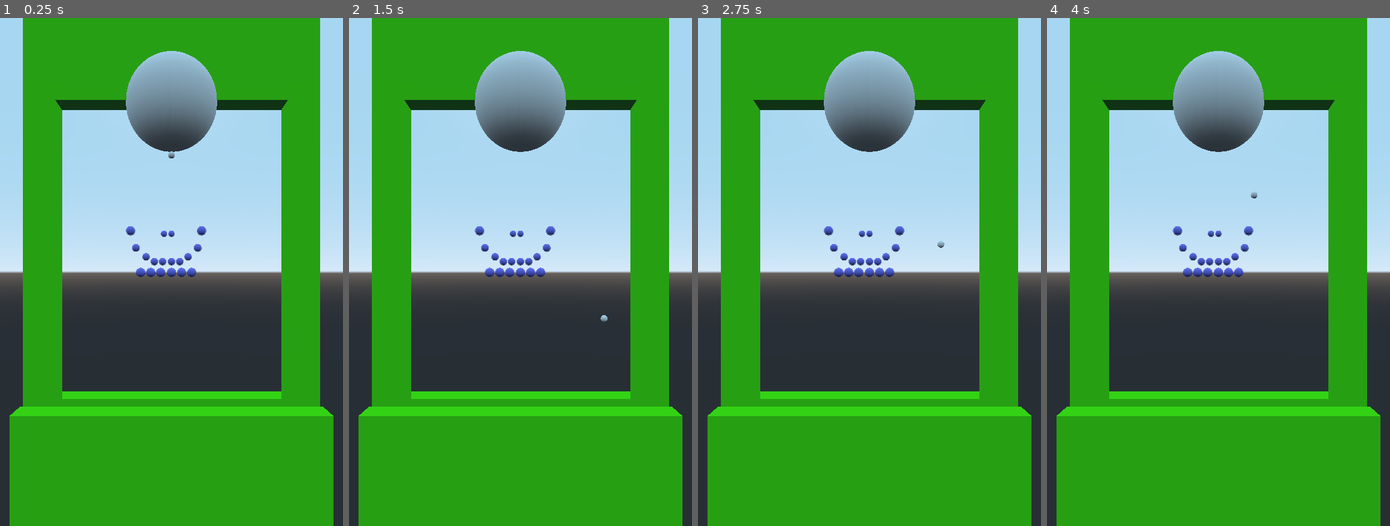
Above: before the commit, frames 1-4 (left to right).
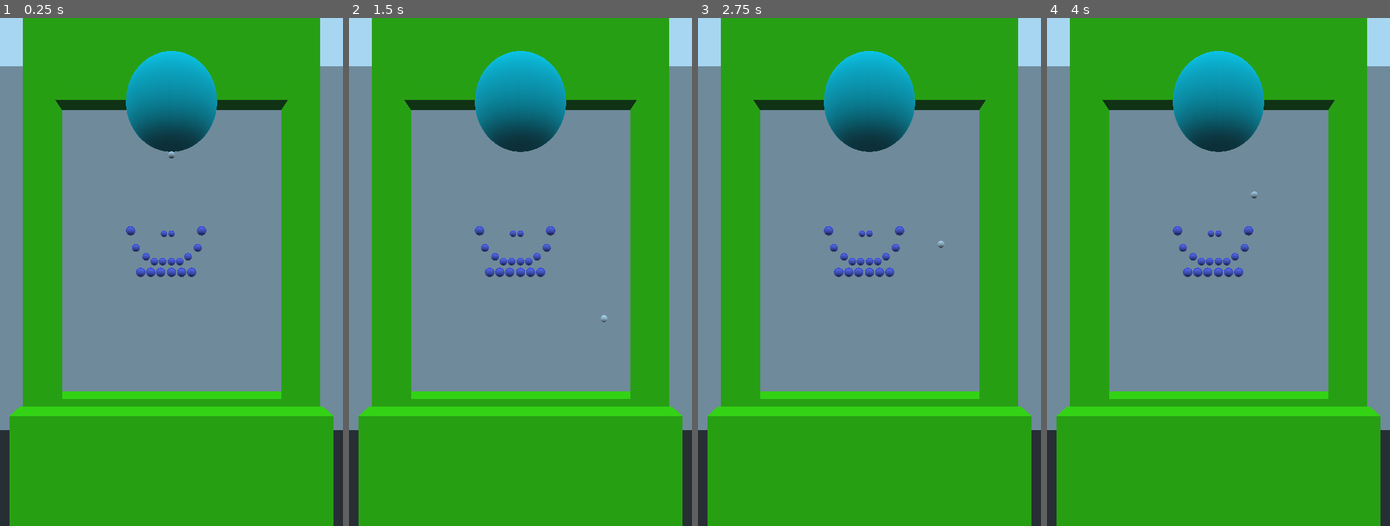
Above: after the commit, the same moments.

Repository: beothorn/librethrow
Game: Godot game, scene res://playStage/PlayStage.tscn
Same seed, same stepped clock (60 frames per second), same inputs: the game is played once before the commit and once after it.
Inputs (mouse positions are in pixels of both pictures, inside the frame that each line leads up to):
- Up to frame 1 (0.25 s): no input
- Up to frame 2 (1.5 s): tap Enter at 0.5 s; move the mouse to (595, 246) at 0.52 s; click (595, 246) at 0.67 s; tap Space at 1.25 s; move the mouse to (451, 297) at 1.27 s; click (451, 297) at 1.42 s
- Up to frame 3 (2.75 s): tap Enter at 2 s; move the mouse to (903, 160) at 2.02 s; click (903, 160) at 2.17 s
- Up to frame 4 (4 s): tap Space at 2.75 s; move the mouse to (1201, 373) at 2.77 s; click (1201, 373) at 2.92 s; move the mouse to (1321, 348) at 3.52 s; click (1321, 348) at 3.67 s

The runs differ from the first frame. In frame 1, 47% of the frame differs, in the area x 0-100%, y 6-82%; in frame 2, 47%; in frame 3, 47%; in frame 4, 47%.

Commit message:
Background and line experiment

Diff:
--- /dev/null
+++ b/game/experiments/DrawLine.tscn
@@ -0,0 +1,11 @@
+[gd_scene load_steps=2 format=2]
+
+[ext_resource path="res://experiments/ImmediateGeometry.gd" type="Script" id=1]
+
+[node name="Spatial" type="Spatial"]
+
+[node name="Camera" type="Camera" parent="."]
+transform = Transform( 1, 0, 0, 0, 1, 0, 0, 0, 1, 0, 0, 5.61787 )
+
+[node name="ImmediateGeometry" type="ImmediateGeometry" parent="."]
+script = ExtResource( 1 )
--- /dev/null
+++ b/game/experiments/ImmediateGeometry.gd
@@ -0,0 +1,13 @@
+extends ImmediateGeometry
+
+func _ready():
+	pass
+
+func _process(delta):
+	self.clear()
+	self.begin(PrimitiveMesh.PRIMITIVE_LINES)
+	self.set_color(Color(1,1,1))
+	self.add_vertex(Vector3(0,0,0))
+	self.add_vertex(Vector3(0,1,0))
+	self.add_vertex(Vector3(1,1.5,0))
+	self.end()
--- a/game/experiments/RayProjection.tscn
+++ b/game/experiments/RayProjection.tscn
@@ -32,7 +32,6 @@
 
 [node name="Camera" type="Camera" parent="."]
 transform = Transform( 1, 0, 0, 0, 1, 0, 0, 0, 1, 7.62939e-06, 3.59064, 41.2275 )
-fov = 121.4
 
 [node name="Axis" type="Spatial" parent="."]
 
--- a/game/playStage/PlayStage.tscn
+++ b/game/playStage/PlayStage.tscn
@@ -1,43 +1,50 @@
-[gd_scene load_steps=14 format=2]
+[gd_scene load_steps=16 format=2]
 
 [ext_resource path="res://playStage/PlayStage.gd" type="Script" id=1]
 [ext_resource path="res://playStage/Stones.gd" type="Script" id=2]
 [ext_resource path="res://playStage/Stone.tscn" type="PackedScene" id=3]
 
-[sub_resource type="SphereMesh" id=1]
+[sub_resource type="SpatialMaterial" id=1]
+albedo_color = Color( 0, 0.952941, 1, 1 )
+
+[sub_resource type="SphereMesh" id=2]
+material = SubResource( 1 )
 radius = 2.0
 height = 4.0
 
-[sub_resource type="SpatialMaterial" id=2]
+[sub_resource type="SpatialMaterial" id=3]
 albedo_color = Color( 0.313726, 1, 0, 1 )
 
-[sub_resource type="CubeMesh" id=3]
-material = SubResource( 2 )
+[sub_resource type="CubeMesh" id=4]
+material = SubResource( 3 )
 size = Vector3( 13, 10, 1 )
 
-[sub_resource type="BoxShape" id=4]
+[sub_resource type="BoxShape" id=5]
 extents = Vector3( 0.683, 10.184, 2.474 )
 
-[sub_resource type="SpatialMaterial" id=5]
+[sub_resource type="SpatialMaterial" id=6]
 albedo_color = Color( 0.313726, 1, 0, 1 )
 
-[sub_resource type="CubeMesh" id=6]
-material = SubResource( 5 )
+[sub_resource type="CubeMesh" id=7]
+material = SubResource( 6 )
 size = Vector3( 1.372, 6.653, 1 )
 
-[sub_resource type="BoxShape" id=7]
+[sub_resource type="BoxShape" id=8]
 extents = Vector3( 5.256, 2.83, 1 )
 
-[sub_resource type="SpatialMaterial" id=8]
+[sub_resource type="SpatialMaterial" id=9]
 albedo_color = Color( 0.313726, 1, 0, 1 )
 
-[sub_resource type="CubeMesh" id=9]
-material = SubResource( 8 )
+[sub_resource type="CubeMesh" id=10]
+material = SubResource( 9 )
 size = Vector3( 10, 5.66, 1 )
 
-[sub_resource type="SphereMesh" id=12]
+[sub_resource type="SphereMesh" id=11]
 radius = 0.15
 height = 0.3
+
+[sub_resource type="SpatialMaterial" id=12]
+albedo_color = Color( 0.87451, 0.87451, 0.87451, 1 )
 
 [node name="GameRoom" type="Spatial"]
 script = ExtResource( 1 )
@@ -48,45 +55,47 @@
 
 [node name="Aim" type="CSGMesh" parent="."]
 transform = Transform( 1, 0, 0, 0, 1, 0, 0, 0, 1, 0, 0.032, 0.045 )
-mesh = SubResource( 1 )
+mesh = SubResource( 2 )
 
 [node name="Walls" type="Spatial" parent="."]
+editor/display_folded = true
 
 [node name="BottomWall1" type="CSGMesh" parent="Walls"]
 transform = Transform( 1, 0, 0, 0, 1, 0, 0, 0, 1, 0, -18.156, 0.99394 )
-mesh = SubResource( 3 )
+mesh = SubResource( 4 )
 
 [node name="BottomWall2" type="CSGMesh" parent="Walls"]
 transform = Transform( 1, 0, 0, 0, 1, 0, 0, 0, 1, 0, -18.156, -0.954575 )
-mesh = SubResource( 3 )
+mesh = SubResource( 4 )
 
 [node name="Walls_collisions" type="StaticBody" parent="Walls"]
 editor/display_folded = true
 
 [node name="Right" type="CollisionShape" parent="Walls/Walls_collisions"]
 transform = Transform( 1, 0, 0, 0, 1, 0, 0, 0, 1, 5.68891, -6.241, 0 )
-shape = SubResource( 4 )
+shape = SubResource( 5 )
 
 [node name="Right" type="CSGMesh" parent="Walls/Walls_collisions/Right"]
 transform = Transform( 1, 0, 0, 0, 3.87, 0, 0, 0, 1, 0, 0, 0 )
-mesh = SubResource( 6 )
+mesh = SubResource( 7 )
 
 [node name="Left" type="CollisionShape" parent="Walls/Walls_collisions"]
 transform = Transform( 1, 0, 0, 0, 1, 0, 0, 0, 1, -5.67953, -6.241, 0 )
-shape = SubResource( 4 )
+shape = SubResource( 5 )
 
 [node name="LeftWall" type="CSGMesh" parent="Walls/Walls_collisions/Left"]
 transform = Transform( 1, 0, 0, 0, 3.87, 0, 0, 0, 1, 0, 0, 0 )
-mesh = SubResource( 6 )
+mesh = SubResource( 7 )
 
 [node name="Top" type="CollisionShape" parent="Walls/Walls_collisions"]
 transform = Transform( 1, 0, 0, 0, 1, 0, 0, 0, 1, 0, 2.83894, 0 )
-shape = SubResource( 7 )
+shape = SubResource( 8 )
 
 [node name="TopWall" type="CSGMesh" parent="Walls/Walls_collisions/Top"]
-mesh = SubResource( 9 )
+mesh = SubResource( 10 )
 
 [node name="Stones" type="Spatial" parent="."]
+editor/display_folded = true
 script = ExtResource( 2 )
 
 [node name="Stone" parent="Stones" instance=ExtResource( 3 )]
@@ -169,3 +178,9 @@
 margin_bottom = 1712.07
 custom_colors/font_color = Color( 0, 0, 0, 1 )
 text = "Drag here to rotate"
+
+[node name="Background" type="CSGBox" parent="."]
+transform = Transform( 1, 0, 0, 0, 1, 0, 0, 0, 1, 0, -5.54432, -12.7883 )
+width = 41.3817
+height = 27.9007
+material = SubResource( 12 )
--- a/game/playStage/Stone.gd
+++ b/game/playStage/Stone.gd
@@ -32,6 +32,8 @@
 	translation = original_position
 	is_hiding = false
 	is_hidden = false
+	stone_core.set_visible(true)
+	stone_core_on.set_visible(false)
 	project_collision_shadow()
 
 func hide():
@@ -48,7 +50,7 @@
 		tween.start()
 
 func is_hidden():
-	return is_hidden
+	return is_hidden or is_hiding
 
 func project_collision_shadow():
 	var camera_position =  camera.get_global_transform().origin
Not shown: 2 places in game/playStage/PlayStage.tscn that only renumber resources
